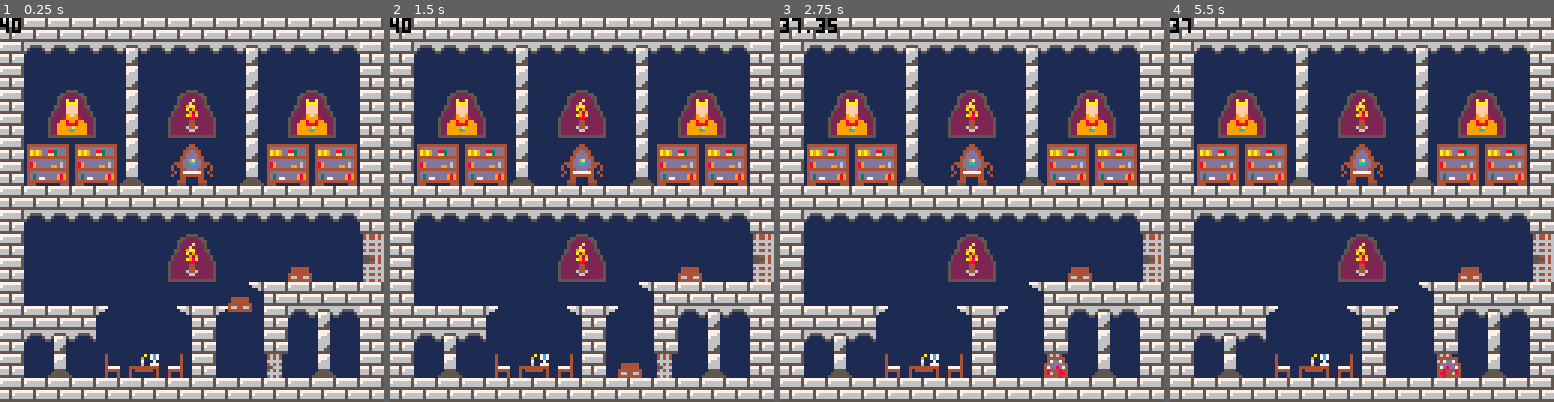
Above: before the commit, frames 1-4 (left to right).
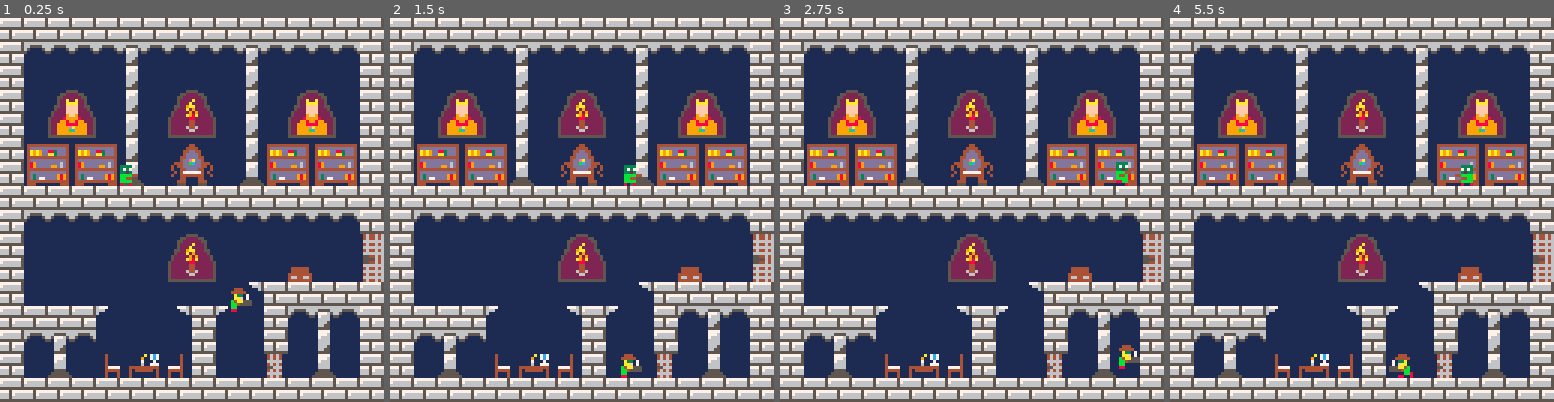
Above: after the commit, the same moments.

Repository: mRamiroGonzalez/dungeon
Game: PICO-8 cartridge dungeon.p8
Two runs of this game, one before a commit and one after it. Both use one fixed random seed, a clock stepped at 60 frames per second and the inputs below.
Inputs:
- Up to frame 1 (0.25 s): no input
- Up to frame 2 (1.5 s): tap O (Z key) at 0.7 s
- Up to frame 3 (2.75 s): hold Right 1.6-2.1 s; tap O (Z key) at 1.7, 2.1, 2.5 s; hold Right from 2.47 s (still down)
- Up to frame 4 (5.5 s): tap O (Z key) every 0.4 s from 2.9 to 5.3 s; release Right at 3.03 s; hold Left 3.08-3.58 s; hold Right 4.02-4.68 s; hold Left from 5.08 s (still down)

The runs differ from the first frame. In frame 1, 0.6% of the frame differs, in the area x 0-66%, y 0-77%; in frame 2, 0.6%; in frame 3, 0.9%, in the area x 0-94%, y 0-94%; in frame 4, 0.8%.

Commit message:
add basic ai mechanics (follow player on x axis)

Diff:
--- a/dungeon.p8
+++ b/dungeon.p8
@@ -1,6 +1,62 @@
 pico-8 cartridge // http://www.pico-8.com
 version 8
 __lua__
+
+function follow_player(e,p)
+move_x(e,p)
+move_y(e,p)
+end
+
+function move_x(e, p)
+e.dx = 0
+
+if (e.x < p.x) then
+e.dx = e.h_speed
+e.mvt_h = 1
+e.facing = 1
+elseif (e.x > p.x) then
+e.dx = -e.h_speed
+e.mvt_h = -1
+e.facing = 0
+else
+e.walk.f = e.walk.fix
+e.dx = 0
+end
+
+h_col = box_collide_h(e)
+
+if (e.x % 8 != 0) and h_col then
+if(e.mvt_h == 1) e.x += 8 - (e.x % 8)
+if(e.mvt_h == -1) e.x -= (e.x % 8)
+end
+
+if h_col then
+e.walk.f = e.walk.fix
+else
+e.x += e.dx
+anim(e.walk, 0.35)
+end
+end
+
+function move_y(e, p)
+v_col = box_collide_v(e)
+
+if (e.y % 8 != 0) and v_col then
+if(e.mvt_v == -1) e.y -= (e.y % 8)
+if(e.mvt_v == 1) e.y += 8 - (e.y % 8)
+end
+
+if (not (v_col)) e.y += e.dy
+
+if (is_on_a_solid_block(e)) then
+e.jumping = false
+e.dy = 0
+e.mvt_v = 0
+end
+if (is_below_a_solid_block(e)) then
+e.dy = 1
+end
+end
 
 function anim(a, i)
 a.f += i
@@ -51,8 +107,8 @@
 end
 
 function block(px, py)
-sprite = mget(flr((px)/8),flr(py/8))
-b = {
+local sprite = mget(flr((px)/8),flr(py/8))
+return {
 x = flr(px / 8) * 8,
 y = flr(py / 8) * 8,
 w = 8,
@@ -60,7 +116,6 @@
 sp = sprite,
 solid = fget(sprite, 0)
 }
-return b
 end
 
 function blocks_front(e, blocks_to_check)
@@ -149,33 +204,33 @@
 function no_horizontal_input()
 return not (btn(0) or btn(1))
 end
-function init_player()
-p = {
-x = 76, y = 64,
+function init_entity(start_x, start_y, speed, start_sprite, length_sprites)
+return {
+x = start_x, y = start_y,
 dx = 0, dy = 0,
 w = 8, h = 8,
 mvt_h = 0,
 mvt_v = 0,
 facing = 1,
 v_speed = 4,
-h_speed = 1,
+h_speed = speed,
 jumping = false,
 jump_initial_speed = -7,
 gravity = 1,
-walk={f=37,st=37,sz=39, fix=40},
+walk={f=start_sprite, st=start_sprite, sz=start_sprite+length_sprites, fix=start_sprite}
 }
 end
 
-function update_gravity(p)
-if (p.dy < p.v_speed) then
-p.dy += p.gravity
+function update_gravity(e)
+if (e.dy < e.v_speed) then
+e.dy += e.gravity
 else
-p.dy = p.v_speed
-end
-if p.dy < 0 then
-p.mvt_v = -1
+e.dy = e.v_speed
+end
+if e.dy < 0 then
+e.mvt_v = -1
 else
-p.mvt_v = 1
+e.mvt_v = 1
 end
 end
 
@@ -195,7 +250,6 @@
 end
 
 function print_debug()
-print(p.walk.f,0,0,0)
 end
 
 function sp_to_rect(e)
@@ -214,19 +268,23 @@
 end
 
 function _init()
-init_player()
+p = init_entity(76, 64, 3, 16, 6)
+bad = init_entity(30, 30, 1, 48, 5)
 end
 
 function _draw()
 cls()
 map(0,0,0,0,16,16)
 spr(p.walk.f, p.x, p.y, 1, 1, (p.facing == 0))
+spr(bad.walk.f, bad.x, bad.y, 1, 1, (bad.facing == 0))
 print_debug()
 end
 
 function _update()
 update_gravity(p)
+update_gravity(bad)
 update_from_controls(p)
+follow_player(bad, p)
 end
 
 
@@ -250,14 +308,14 @@
 7070070788888888aaaaaaaabbbbbbbbcccccccc0000000000000000000000000000000000000000000000000000000000000000000000000000000000000000
 7000000788888888aaaaaaaabbbbbbbbcccccccc0000000000000000000000000000000000000000000000000000000000000000000000000000000000000000
 7777777788888888aaaaaaaabbbbbbbbcccccccc0000000000000000000000000000000000000000000000000000000000000000000000000000000000000000
-00444000004440000044400000444000004440000044400000000000000000000000000000000000000000000000000000000000000000000000000000000000
-04444400044444700444447004444470044444000444440000000000000000000000000000000000000000000000000000000000000000000000000000000000
-00a3307000a3307000a3307000a3307000a3307000a3307000000000000000000000000000000000000000000000000000000000000000000000000000000000
-00aaf07000aaf55500aaf55500aaf55500aaf07000aaf07000000000000000000000000000000000000000000000000000000000000000000000000000000000
-0b4aa5550b4a45550b4a45550b4a45550b4aa5550b4aa55500000000000000000000000000000000000000000000000000000000000000000000000000000000
-0bb455550bb400000bb400000bb400000bb455550bb4555500000000000000000000000000000000000000000000000000000000000000000000000000000000
-0bb00000088000000b8800000bb800008bb0000008b0000000000000000000000000000000000000000000000000000000000000000000000000000000000000
-08800000088000000880000088080000800880000088000000000000000000000000000000000000000000000000000000000000000000000000000000000000
+00444000004440000044400000444000004440000044400000000000000000000000000000000000333340003333400033334000000000000000000000000000
+04444400044444700444447004444470044444000444440000000000000000000000000000000000373764003737640037360400000000000000000000000000
+00a3307000a3307000a3307000a3307000a3307000a3307000000000000000000000000000000000333399983339998033999840000000000000000000000000
+00aaf07000aaf55500aaf55500aaf55500aaf07000aaf07000000000000000000000000000000000aaaa6040aaa60040aa6a0040000000000000000000000000
+0b4aa5550b4a45550b4a45550b4a45550b4aa5550b4aa55500000000000000000000000000000000aaaa6400aaaa6400aaa60400000000000000000000000000
+0bb455550bb400000bb400000bb400000bb455550bb4555500000000000000000000000000000000aaaa4000aaaa4000aaaa4000000000000000000000000000
+0bb00000088000000b8800000bb800008bb0000008b0000000000000000000000000000000000000aaaa0000aaaa0000aaaa0000000000000000000000000000
+08800000088000000880000088080000800880000088000000000000000000000000000000000000c00c0000c00c0000c00c0000000000000000000000000000
 00000300000003000000030000000300000000000000000000000000000000000000000000000000000000000000000000000000000000000000000000000000
 00003370000033700000337000003370000000000444444000000000044444400000000000000000000000000000000000000000000000000000000000000000
 00003b3800003b3000003b3800003b3000000000047dd74000000000047dd7400000000000000000000000000000000000000000000000000000000000000000
--- /dev/null
+++ b/src/ai.lua
@@ -0,0 +1,56 @@
+
+function follow_player(e,p)
+  move_x(e,p)
+  move_y(e,p)
+end
+
+function move_x(e, p)
+  e.dx = 0
+
+  if (e.x < p.x) then
+    e.dx = e.h_speed
+    e.mvt_h = 1
+    e.facing = 1
+  elseif (e.x > p.x) then
+    e.dx = -e.h_speed
+    e.mvt_h = -1
+    e.facing = 0
+  else
+   e.walk.f = e.walk.fix
+   e.dx = 0
+  end
+
+  h_col = box_collide_h(e)
+
+  if (e.x % 8 != 0) and h_col then
+    if(e.mvt_h == 1) e.x += 8 - (e.x % 8)
+    if(e.mvt_h == -1) e.x -= (e.x % 8)
+  end
+
+  if h_col then
+    e.walk.f = e.walk.fix
+  else
+    e.x += e.dx
+    anim(e.walk, 0.35)
+  end
+end
+
+function move_y(e, p)
+  v_col = box_collide_v(e)
+
+  if (e.y % 8 != 0) and v_col then
+    if(e.mvt_v == -1) e.y -= (e.y % 8)
+    if(e.mvt_v == 1) e.y += 8 - (e.y % 8)
+  end
+
+  if (not (v_col)) e.y += e.dy
+
+  if (is_on_a_solid_block(e)) then
+    e.jumping = false
+    e.dy = 0
+    e.mvt_v = 0
+  end
+  if (is_below_a_solid_block(e)) then
+    e.dy = 1
+  end
+end
--- a/src/collisions.lua
+++ b/src/collisions.lua
@@ -42,8 +42,8 @@
 
 -- blocs to check for a collision detection
 function block(px, py)
-  sprite = mget(flr((px)/8),flr(py/8))
-  b = {
+  local sprite = mget(flr((px)/8),flr(py/8))
+  return {
     x = flr(px / 8) * 8,
     y = flr(py / 8) * 8,
     w = 8,
@@ -51,7 +51,6 @@
     sp = sprite,
     solid = fget(sprite, 0)
   }
-  return b
 end
 
 function blocks_front(e, blocks_to_check)
--- a/src/entity.lua
+++ b/src/entity.lua
@@ -1,31 +1,30 @@
-function init_player()
-  p = {
-    x = 76, y = 64,
+function init_entity(start_x, start_y, speed, start_sprite, length_sprites)
+  return {
+    x = start_x, y = start_y,
     dx = 0, dy = 0,
     w = 8, h = 8,
     mvt_h = 0,
     mvt_v = 0,
     facing = 1,
     v_speed = 4,
-    h_speed = 1,
+    h_speed = speed,
     jumping = false,
     jump_initial_speed = -7,
     gravity = 1,
-    walk={f=37,st=37,sz=39, fix=40},
-    --walk={f=16,st=16,sz=21, fix=16},
+    walk={f=start_sprite, st=start_sprite, sz=start_sprite+length_sprites, fix=start_sprite}
   }
 end
 
-function update_gravity(p)
-  if (p.dy < p.v_speed) then
-    p.dy += p.gravity
+function update_gravity(e)
+  if (e.dy < e.v_speed) then
+    e.dy += e.gravity
   else
-    p.dy = p.v_speed
+    e.dy = e.v_speed
   end
-  if p.dy < 0 then
-    p.mvt_v = -1
+  if e.dy < 0 then
+    e.mvt_v = -1
   else
-    p.mvt_v = 1
+    e.mvt_v = 1
   end
 end
 
--- a/src/helpers.lua
+++ b/src/helpers.lua
@@ -1,6 +1,5 @@
 
 function print_debug()
-  print(p.walk.f,0,0,0)
 end
 
 function sp_to_rect(e)
--- a/src/main.lua
+++ b/src/main.lua
@@ -1,11 +1,13 @@
 function _init()
-init_player()
+  p = init_entity(76, 64, 3, 16, 6)
+  bad = init_entity(30, 30, 1, 48, 5)
 end
 
 function _draw()
   cls()
   map(0,0,0,0,16,16)
   spr(p.walk.f, p.x, p.y, 1, 1, (p.facing == 0))
+  spr(bad.walk.f, bad.x, bad.y, 1, 1, (bad.facing == 0))
   --for b in all(blocks_to_check_h) do spr(1, b.x, b.y, 1, 1) end
   --for b in all(blocks_to_check_v) do spr(1, b.x, b.y, 1, 1) end
   print_debug()
@@ -13,5 +15,7 @@
 
 function _update()
   update_gravity(p)
+  update_gravity(bad)
   update_from_controls(p)
+  follow_player(bad, p)
 end
